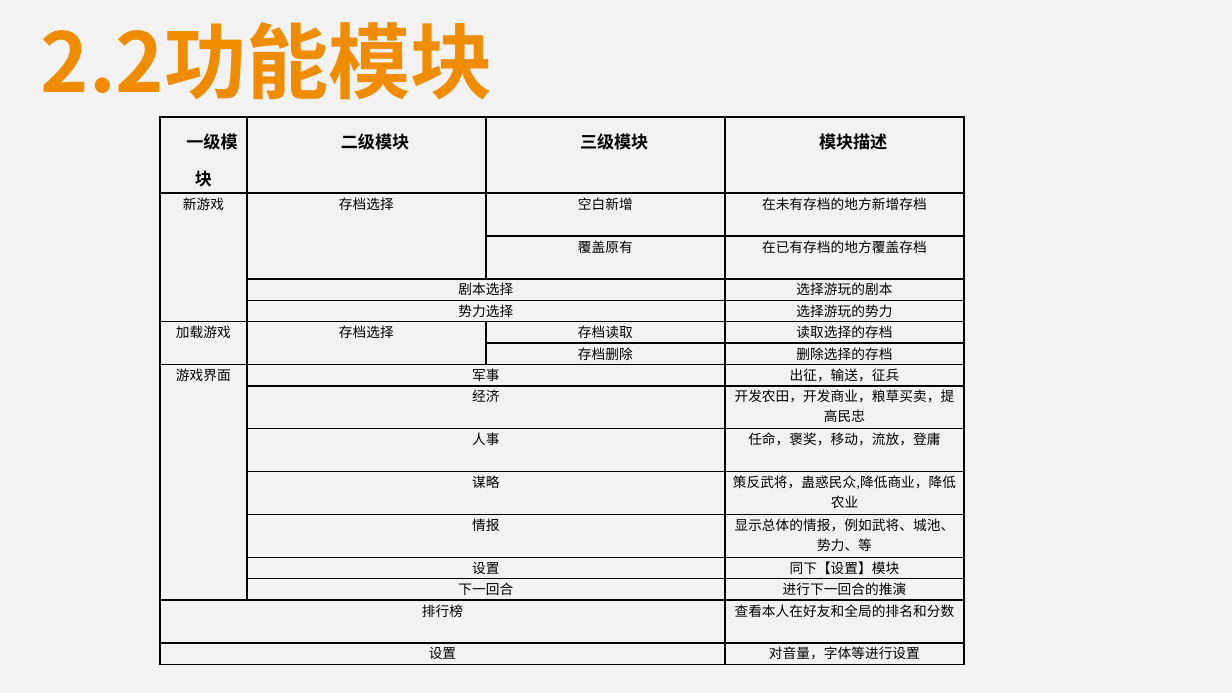
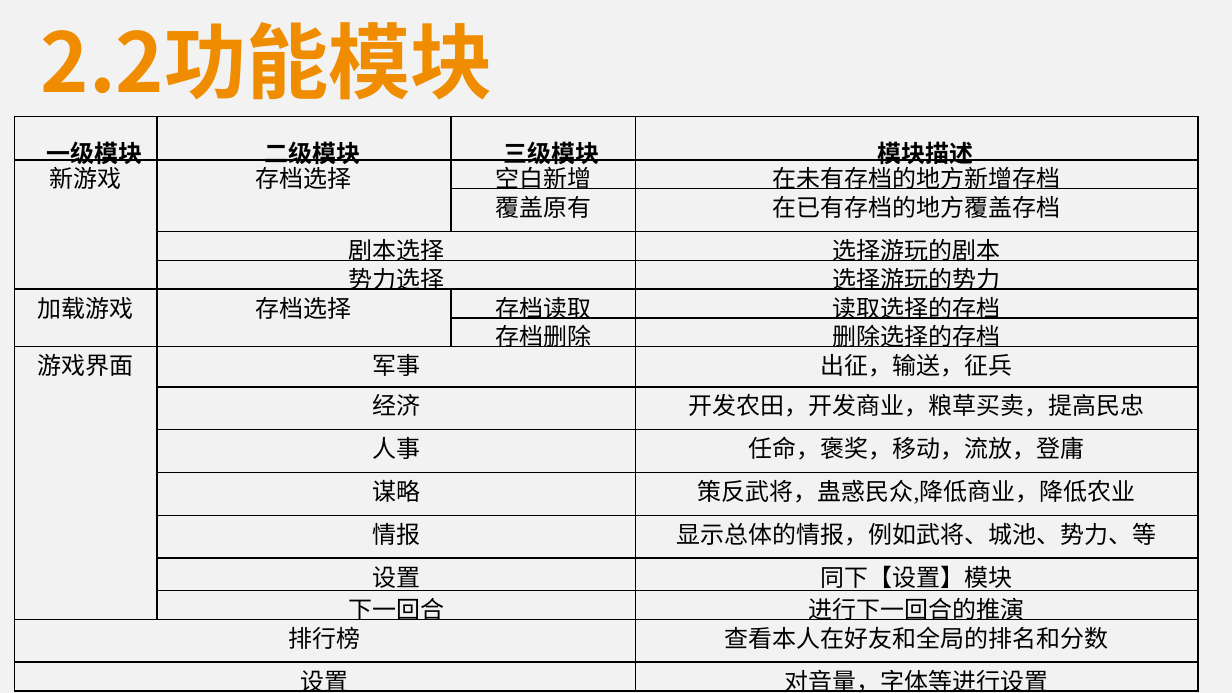
Before and after one commit to 1-518/Three-Kindoms, a slide deck: slide 9 of 代码清单+测试用例/代码清单PPT.pptx. Drawn at 1232x693 pixels with LibreOffice and Linux fonts; fonts in the diff are those of the drawing. Boxes give left, top, right and bottom in pixels: in the first picture for what was removed or moved away, otherwise in the second. Text is boxed around its words. In the diff, an @@ line names an element or a change of style, - is before the commit and + after.

```diff
--- a/代码清单+测试用例/代码清单PPT.pptx
+++ b/代码清单+测试用例/代码清单PPT.pptx
@@ table at box(15, 117, 1200, 693) @@
@@ size 10 to 14 pt in "一级模块", "二级模块", "三级模块", "模块描述" @@
@@ size 8 to 14 pt @@
@@ table: place and size @@
-table at box(160, 117, 965, 665)
+table at box(15, 117, 1200, 693)
```
Also in this commit, not shown: 6 other slides changed, 1 slide added, 3 other files.
